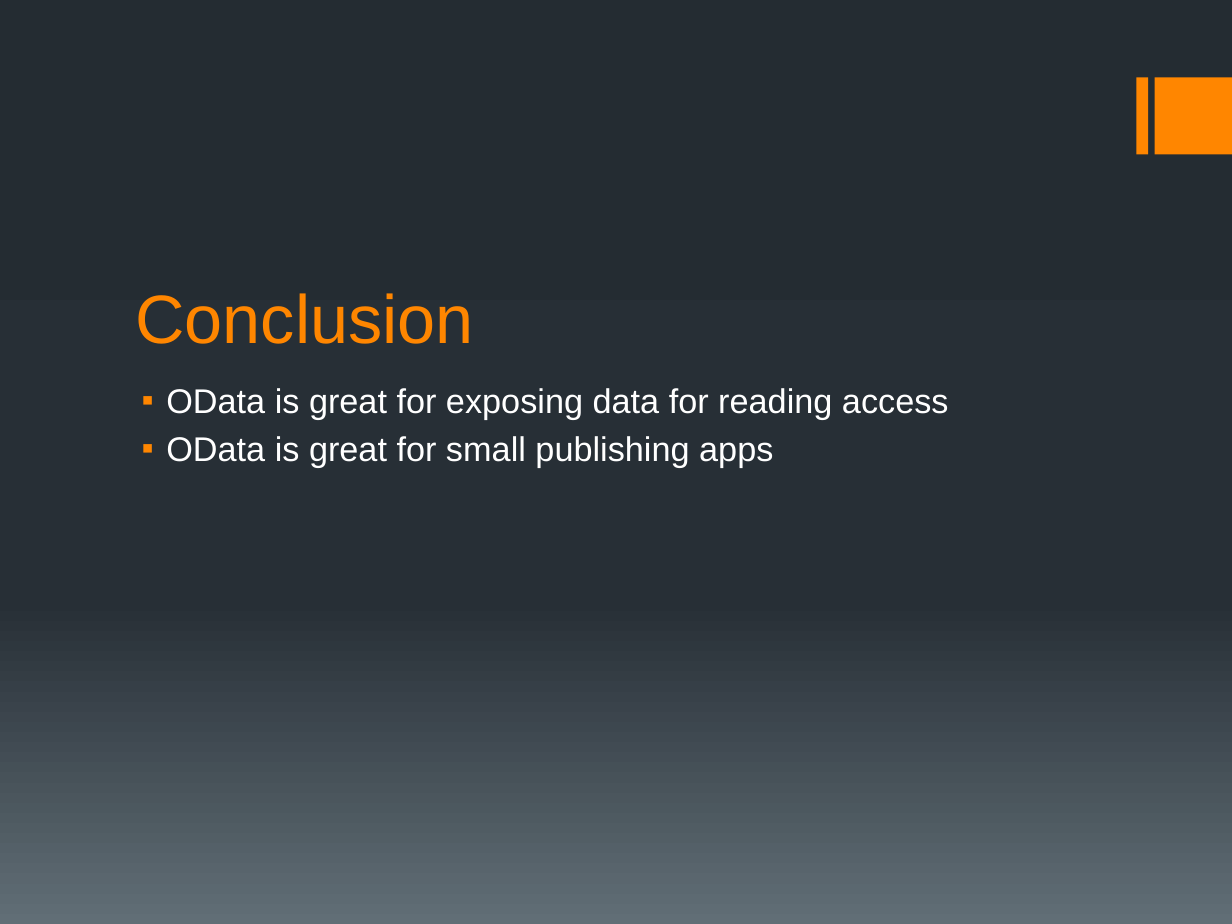
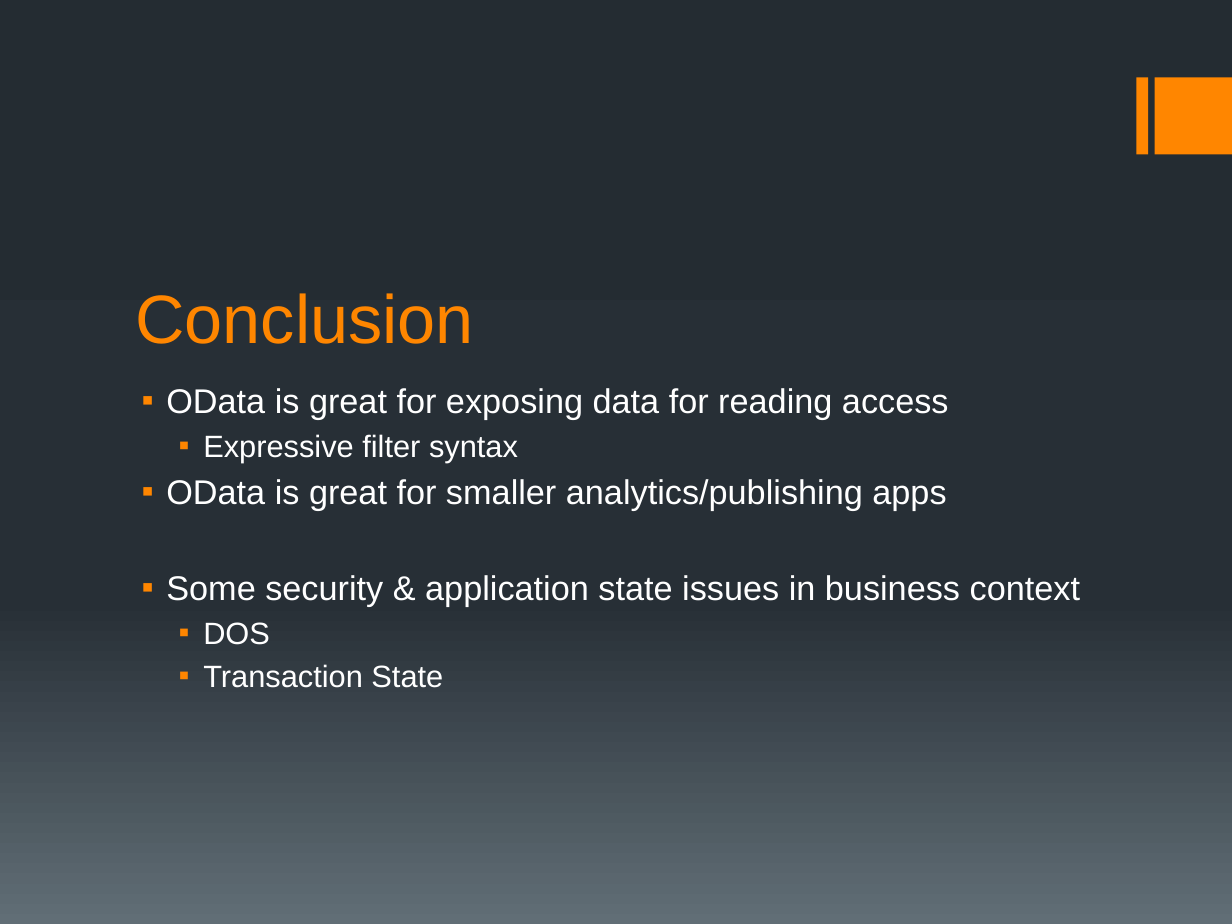
Before and after one commit to fleupold/odataerp, a slide deck: slide 11 of presentation/ODataERP II.pptx. Drawn at 1232x924 pixels with LibreOffice and Linux fonts; fonts in the diff are those of the drawing. Boxes give left, top, right and bottom in pixels: in the first picture for what was removed or moved away, otherwise in the second. Text is boxed around its words. In the diff, an @@ line names an element or a change of style, - is before the commit and + after.

```diff
--- a/presentation/ODataERP II.pptx
+++ b/presentation/ODataERP II.pptx
@@ text at (166, 434, 1080, 688): text changed @@
-▪ OData is great for small publishing apps
+  ▪ Expressive filter syntax
+▪ OData is great for smaller analytics/publishing apps
+▪ Some security & application state issues in business context
+  ▪ DOS
+  ▪ Transaction State
```
Also in this commit, not shown: 7 other slides changed, 1 slide added, 1 slide removed, 2 other files.
